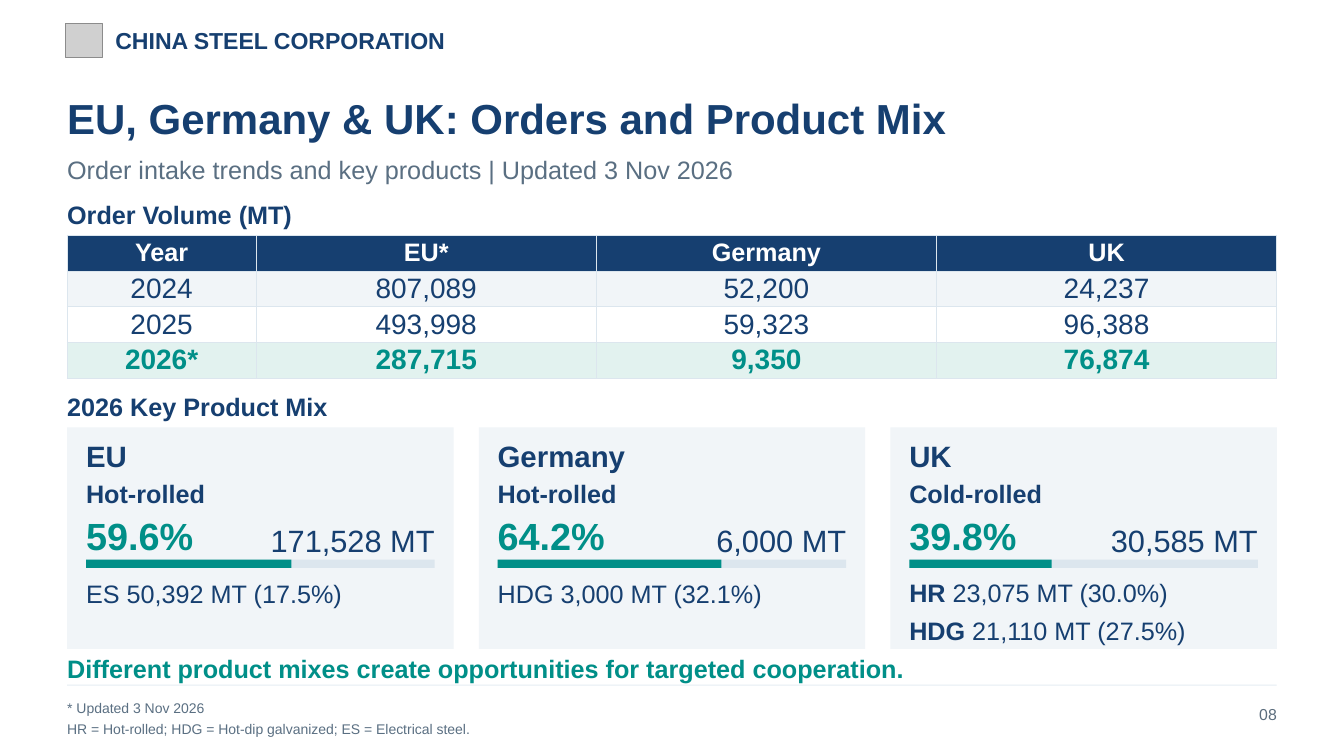
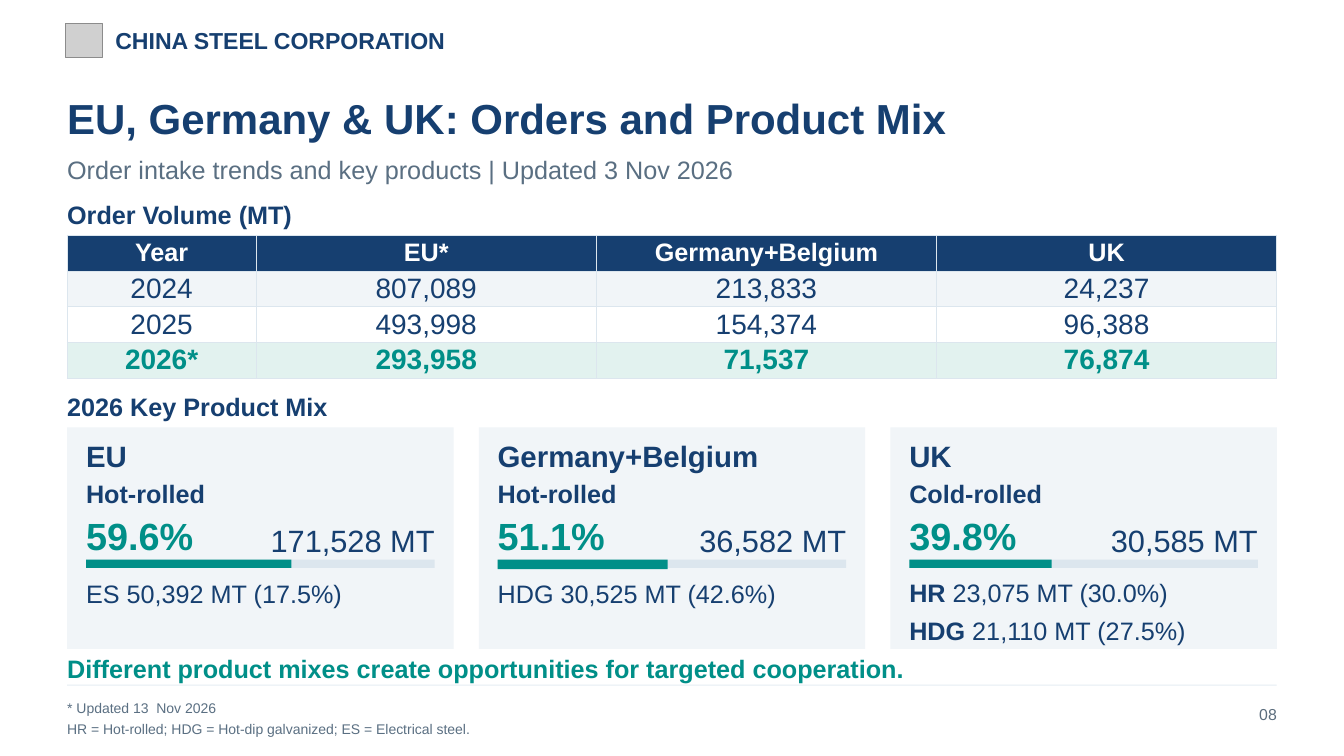
Before and after one commit to evawang0328/csc-germany-uk-trip-2026, a slide deck: slide 9 of CSC_Europe_Nov2026_20261109.pptx. Drawn at 1344x756 pixels with LibreOffice and Linux fonts; fonts in the diff are those of the drawing; grey boxes stand for pictures. Boxes give left, top, right and bottom in pixels: in the first picture for what was removed or moved away, otherwise in the second. Text is boxed around its words. In the diff, an @@ line names an element or a change of style, - is before the commit and + after.

```diff
--- a/CSC_Europe_Nov2026_20261109.pptx
+++ b/CSC_Europe_Nov2026_20261109.pptx
@@ table at [68,235,1279,378] @@
-row 1, column 3: Germany
+row 1, column 3: Germany+Belgium
-row 2, column 3: 52,200
+row 2, column 3: 213,833
-row 3, column 3: 59,323
+row 3, column 3: 154,374
-row 4, column 2: 287,715
+row 4, column 2: 293,958
-row 4, column 3: 9,350
+row 4, column 3: 71,537
@@ text at [498,445,759,473]: text changed @@
-Germany
+Germany+Belgium
@@ text at [498,523,605,551]: text changed @@
-64.2%
+51.1%
@@ text at [699,530,846,556]: text changed @@
-6,000 MT
+36,582 MT
@@ rectangle: place and size @@
-rectangle at [498,560,722,568]
+rectangle at [498,560,668,569]
@@ text at [498,584,776,609]: text changed @@
-HDG 3,000 MT (32.1%)
+HDG 30,525 MT (42.6%)
@@ text at [76,703,216,716]: text changed @@
-* Updated 3 Nov 2026
+* Updated 13 Nov 2026
```
Also in this commit, not shown: 1 other file.
